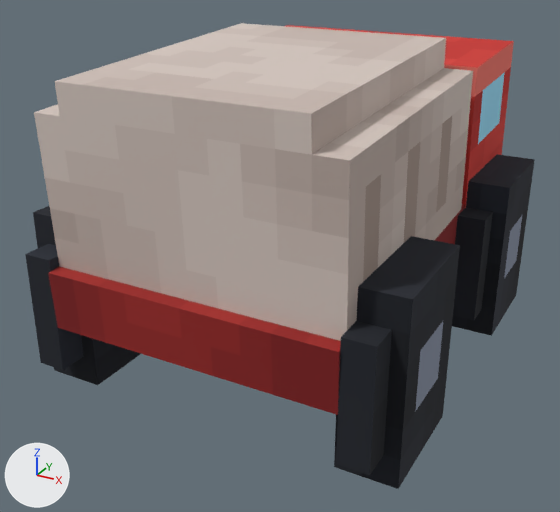
The glTF model public/assets/models/units/transport_red.glb, before and after one commit.
Both versions are drawn from a 50 mm camera at (0.75, -1.496, 0.929) aimed at (-0.039, -0.061, 0.211). Every picture has the same lights, and +X, +Y and +Z are marked at lower left. The picture after the commit comes second.

Objects in the first picture: 'hull', 'wheels_back', 'wheels_front'.
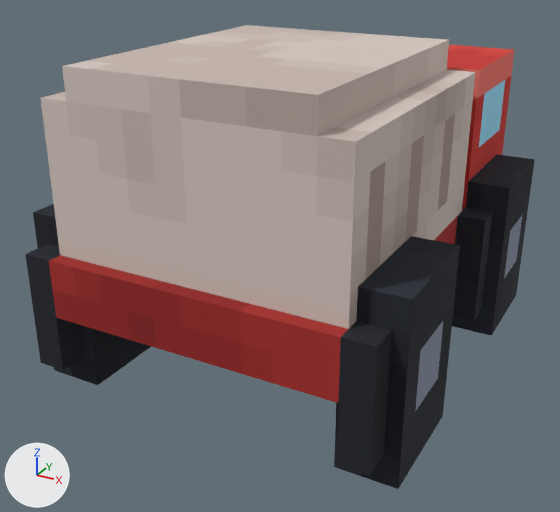
Where the change shows, as pixel boxes (x1, y1, x2, y2) in the pictures (560 x 512 px):
'hull', recoloured, turned: before (34, 23, 514, 415); after (40, 25, 514, 403)

Diff of the bpy script that builds the scene:
```diff
--- a/public/assets/models/units/transport_red.glb.py
+++ b/public/assets/models/units/transport_red.glb.py
@@ img_look @@
+img_look = load_image('look', '_unpacked/look', 64, 128, 'sRGB')
@@ mat_look @@
+mat_look = principled_material('look')
+mat_look.texture = img_look
+mat_look.roughness = 1.0
@@ me_hull_rigid_batch @@
 me_hull_rigid_batch.from_pydata(...)  # 36 vertices, 52 faces; spans x -0.312..0.312, y -0.5..0.562, z 0.0..0.5
-me_hull_rigid_batch.materials.append(mat_paint)  # picture img_paint
+me_hull_rigid_batch.materials.append(mat_look)  # picture img_look
@@ me_wheels_back_rigid_batch @@
 me_wheels_back_rigid_batch.from_pydata(...)  # 32 vertices, 48 faces; spans x -0.406..0.406, y -0.188..0.188, z -0.188..0.188
-me_wheels_back_rigid_batch.materials.append(mat_paint)  # picture img_paint
+me_wheels_back_rigid_batch.materials.append(mat_look)  # picture img_look
@@ me_wheels_front_rigid_batch @@
 me_wheels_front_rigid_batch.from_pydata(...)  # 32 vertices, 48 faces; spans x -0.406..0.406, y -0.188..0.188, z -0.188..0.188
-me_wheels_front_rigid_batch.materials.append(mat_paint)  # picture img_paint
+me_wheels_front_rigid_batch.materials.append(mat_look)  # picture img_look
@@ ob_hull @@
 ob_hull.location = (0.0, 0.0, 0.188)
-ob_hull.rotation_euler = (0.0485, 0.0, 0.0)  # degrees (2.8, 0, 0)
+ob_hull.rotation_euler = (0.000966, -0.000966, 0.0)  # degrees (0.1, -0.1, 0)
```
